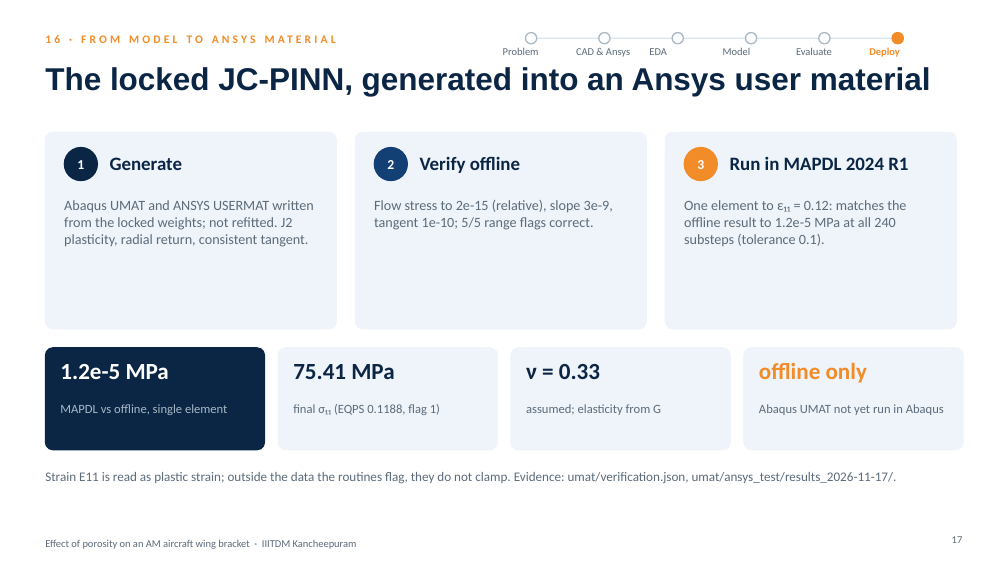
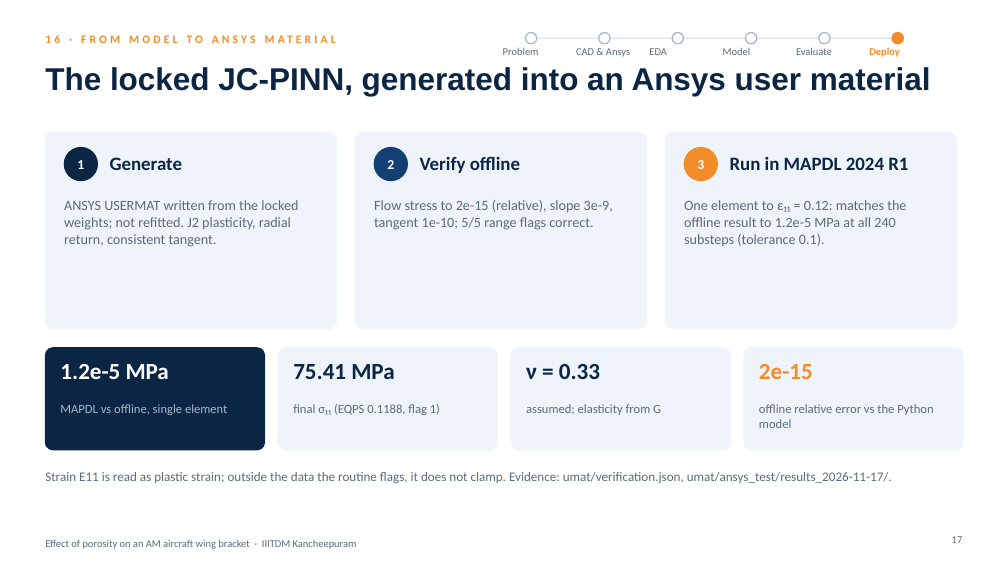
Before and after one commit to SaravananRamar06/MMM-ML, a slide deck: slide 17 of presentation/Final Presentation - Porosity in an AM Wing Bracket (corrected).pptx. Drawn at 1008x567 pixels with LibreOffice and Linux fonts; fonts in the diff are those of the drawing. Boxes give left, top, right and bottom in pixels: in the first picture for what was removed or moved away, otherwise in the second. Text is boxed around its words. In the diff, an @@ line names an element or a change of style, - is before the commit and + after.

```diff
--- a/presentation/Final Presentation - Porosity in an AM Wing Bracket (corrected).pptx
+++ b/presentation/Final Presentation - Porosity in an AM Wing Bracket (corrected).pptx
@@ text at (x1=64, y1=200, x2=298, y2=247): text changed @@
-Abaqus UMAT and ANSYS USERMAT written from the locked weights; not refitted. J2 plasticity, radial return, consistent tangent.
+ANSYS USERMAT written from the locked weights; not refitted. J2 plasticity, radial return, consistent tangent.
@@ text at (x1=759, y1=364, x2=813, y2=379): text changed @@
-offline only
+2e-15
@@ text at (x1=759, y1=404, x2=933, y2=428): text changed @@
-Abaqus UMAT not yet run in Abaqus
+offline relative error vs the Python model
@@ text at (x1=45, y1=472, x2=892, y2=483): text changed @@
-Strain E11 is read as plastic strain; outside the data the routines flag, they do not clamp. Evidence: umat/verification.json, umat/ansys_test/results_2026-11-17/.
+Strain E11 is read as plastic strain; outside the data the routine flags, it does not clamp. Evidence: umat/verification.json, umat/ansys_test/results_2026-11-17/.
```
Also in this commit, not shown: 1 other slide changed, 14 other files.
